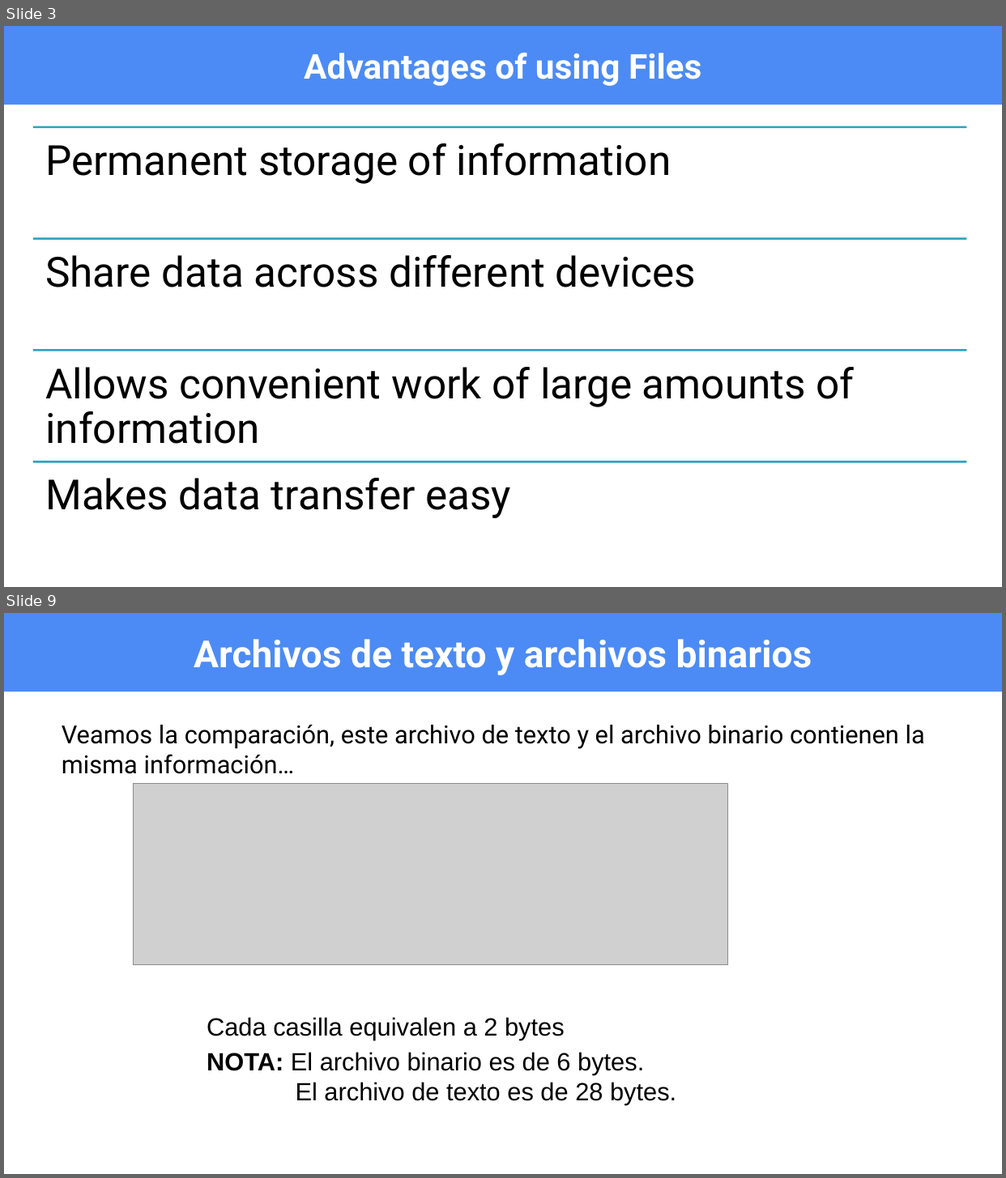
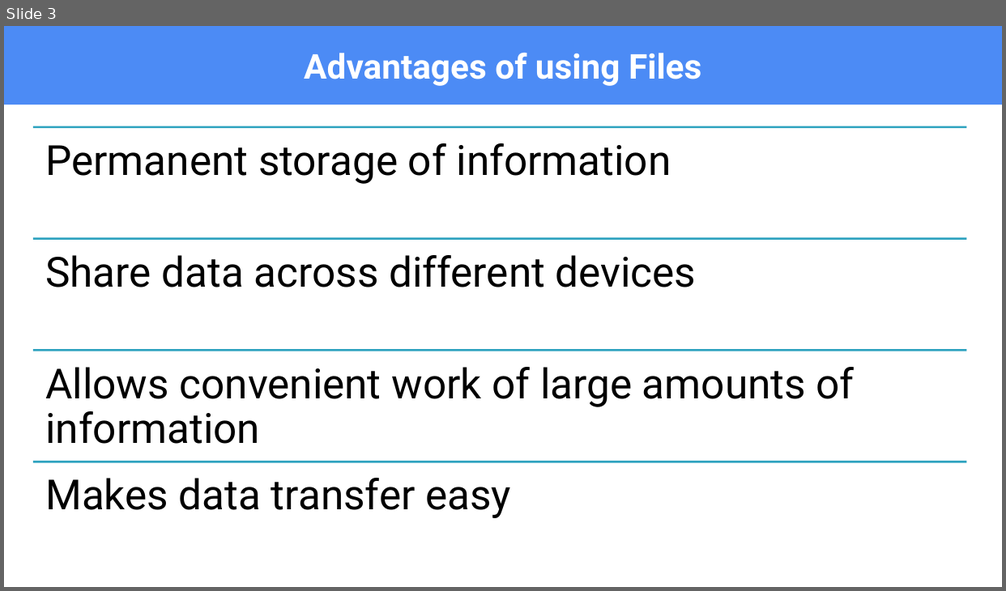
Before and after one commit to OMardil/CS2_2024_EN, a slide deck: M09_Files/01 Presentacion/M09_PPT_Working_with_Files.pptx. Shown one above the other, each under a label of ours: slides 3 and 9 before the commit, slide 3 after it; the slides between them are not shown. The pictures are 1006x1178 and 1006x591 pixels, drawn with LibreOffice and Linux fonts; fonts in the diff are those of the drawing; grey boxes stand for pictures. Boxes give left, top, right and bottom in pixels: in the first picture for what was removed or moved away, otherwise in the second. Text is boxed around its words. In the diff, an @@ line names an element or a change of style, - is before the commit and + after.

```diff
--- a/M09_Files/01 Presentacion/M09_PPT_Working_with_Files.pptx
+++ b/M09_Files/01 Presentacion/M09_PPT_Working_with_Files.pptx
@@ slide 9 removed at (4, 613, 1002, 1174), background #FFFFFF @@
@@ title removed at (4, 613, 1002, 692) @@
-Archivos de texto y archivos binarios
@@ text removed at (62, 725, 925, 774) @@
-Veamos la comparación, este archivo de texto y el archivo binario contienen la misma información…
@@ picture removed at (133, 784, 727, 965) @@
@@ text removed at (206, 1017, 676, 1105) @@
-Cada casilla equivalen a 2 bytes
-NOTA: El archivo binario es de 6 bytes.
-El archivo de texto es de 28 bytes.
```
Also in this commit, not shown: 3 slides changed, 1 slide added, 21 other slides removed, 16 other files.
